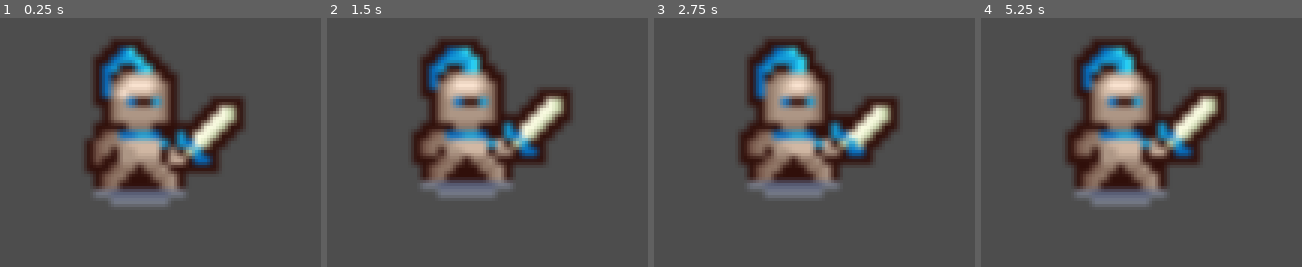
Above: before the commit, frames 1-4 (left to right).
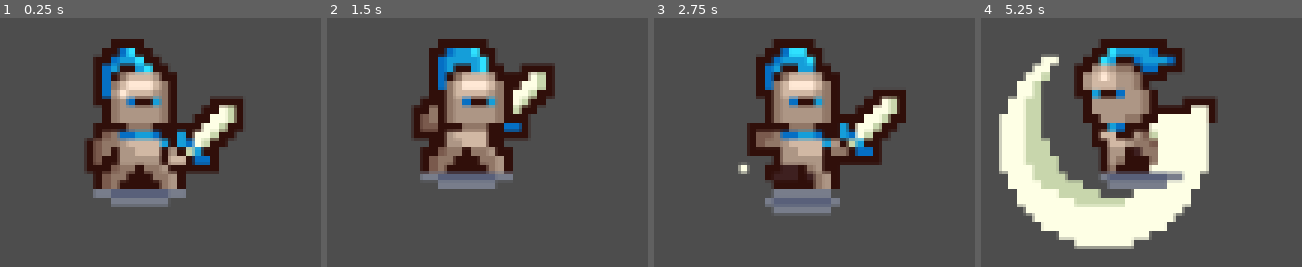
Above: after the commit, the same moments.

Repository: daniisnotavailable/pawnExpedition
Game: Godot game, scene res://scenes/player/Player.tscn
The game is run twice, just before and just after one commit, with the same random seed, the same clock (stepped at 60 frames per second) and the same inputs. The project has no main scene, so this scene is started directly.
Inputs:
- Up to frame 1 (0.25 s): no input
- Up to frame 2 (1.5 s): hold Right (move_right, bound only after the commit) 0.53-1.28 s; hold Space (attack, bound only after the commit) 0.53-1.28 s; hold S (move_down, bound only after the commit) from 1.28 s (still down); tap Space (attack, bound only after the commit) at 1.35 s
- Up to frame 3 (2.75 s): release S (move_down, bound only after the commit) at 2.03 s; hold Right (move_right, bound only after the commit) from 2.03 s (still down); hold Space (attack, bound only after the commit) from 2.03 s (still down)
- Up to frame 4 (5.25 s): release Right (move_right, bound only after the commit) at 2.78 s; release Space (attack, bound only after the commit) at 2.78 s; hold W (move_up, bound only after the commit) 2.78-3.53 s; tap Space (attack, bound only after the commit) at 2.85, 4.35 s; hold Space (attack, bound only after the commit) 3.53-4.28 s; hold A (move_left, bound only after the commit) 3.53-5.03 s; hold S (move_down, bound only after the commit) from 5.03 s (still down); hold Space (attack, bound only after the commit) from 5.03 s (still down)

The runs differ from the first frame. In frame 1, 7.0% of the frame differs, in the area x 28-75%, y 8-74%; in frame 2, 18%; in frame 3, 16%; in frame 4, 36%, in the area x 5-77%, y 8-93%.

Commit message:
feat: inputs, spritesheet del peón, ataque con espacio
Movilidad de nuestro protagonista

Diff:
--- a/pawn-expedition-v-2/project.godot
+++ b/pawn-expedition-v-2/project.godot
@@ -14,6 +14,38 @@
 config/features=PackedStringArray("4.6", "GL Compatibility")
 config/icon="res://icon.svg"
 
+[input]
+
+move_up={
+"deadzone": 0.2,
+"events": [Object(InputEventKey,"resource_local_to_scene":false,"resource_name":"","device":0,"window_id":0,"alt_pressed":false,"shift_pressed":false,"ctrl_pressed":false,"meta_pressed":false,"pressed":false,"keycode":0,"physical_keycode":87,"key_label":0,"unicode":0,"location":0,"echo":false,"script":null)
+, Object(InputEventKey,"resource_local_to_scene":false,"resource_name":"","device":-1,"window_id":0,"alt_pressed":false,"shift_pressed":false,"ctrl_pressed":false,"meta_pressed":false,"pressed":false,"keycode":0,"physical_keycode":4194320,"key_label":0,"unicode":0,"location":0,"echo":false,"script":null)
+]
+}
+move_down={
+"deadzone": 0.2,
+"events": [Object(InputEventKey,"resource_local_to_scene":false,"resource_name":"","device":-1,"window_id":0,"alt_pressed":false,"shift_pressed":false,"ctrl_pressed":false,"meta_pressed":false,"pressed":false,"keycode":0,"physical_keycode":83,"key_label":0,"unicode":115,"location":0,"echo":false,"script":null)
+, Object(InputEventKey,"resource_local_to_scene":false,"resource_name":"","device":-1,"window_id":0,"alt_pressed":false,"shift_pressed":false,"ctrl_pressed":false,"meta_pressed":false,"pressed":false,"keycode":0,"physical_keycode":4194322,"key_label":0,"unicode":0,"location":0,"echo":false,"script":null)
+]
+}
+move_left={
+"deadzone": 0.2,
+"events": [Object(InputEventKey,"resource_local_to_scene":false,"resource_name":"","device":-1,"window_id":0,"alt_pressed":false,"shift_pressed":false,"ctrl_pressed":false,"meta_pressed":false,"pressed":false,"keycode":0,"physical_keycode":65,"key_label":0,"unicode":97,"location":0,"echo":false,"script":null)
+, Object(InputEventKey,"resource_local_to_scene":false,"resource_name":"","device":-1,"window_id":0,"alt_pressed":false,"shift_pressed":false,"ctrl_pressed":false,"meta_pressed":false,"pressed":false,"keycode":0,"physical_keycode":4194319,"key_label":0,"unicode":0,"location":0,"echo":false,"script":null)
+]
+}
+move_right={
+"deadzone": 0.2,
+"events": [Object(InputEventKey,"resource_local_to_scene":false,"resource_name":"","device":-1,"window_id":0,"alt_pressed":false,"shift_pressed":false,"ctrl_pressed":false,"meta_pressed":false,"pressed":false,"keycode":0,"physical_keycode":4194321,"key_label":0,"unicode":0,"location":0,"echo":false,"script":null)
+, Object(InputEventKey,"resource_local_to_scene":false,"resource_name":"","device":-1,"window_id":0,"alt_pressed":false,"shift_pressed":false,"ctrl_pressed":false,"meta_pressed":false,"pressed":false,"keycode":0,"physical_keycode":68,"key_label":0,"unicode":100,"location":0,"echo":false,"script":null)
+]
+}
+attack={
+"deadzone": 0.2,
+"events": [Object(InputEventKey,"resource_local_to_scene":false,"resource_name":"","device":-1,"window_id":0,"alt_pressed":false,"shift_pressed":false,"ctrl_pressed":false,"meta_pressed":false,"pressed":false,"keycode":0,"physical_keycode":32,"key_label":0,"unicode":32,"location":0,"echo":false,"script":null)
+]
+}
+
 [physics]
 
 3d/physics_engine="Jolt Physics"
--- a/pawn-expedition-v-2/resources/peon_frames.tres
+++ b/pawn-expedition-v-2/resources/peon_frames.tres
@@ -1,133 +1,268 @@
-[gd_resource type="SpriteFrames" load_steps=36 format=3 uid="uid://cpawnframes001"]
-
-[ext_resource type="Texture2D" path="res://sprites/player/peon.png" id="1"]
+[gd_resource type="SpriteFrames" format=3 uid="uid://b4dd1kycjkm3y"]
+
+[ext_resource type="Texture2D" uid="uid://dso7msx7htyyl" path="res://sprites/player/peon.png" id="1"]
+
+[sub_resource type="AtlasTexture" id="f14"]
+atlas = ExtResource("1")
+region = Rect2(476, 0, 34, 37)
+
+[sub_resource type="AtlasTexture" id="f15"]
+atlas = ExtResource("1")
+region = Rect2(510, 0, 34, 37)
+
+[sub_resource type="AtlasTexture" id="f16"]
+atlas = ExtResource("1")
+region = Rect2(544, 0, 34, 37)
+
+[sub_resource type="AtlasTexture" id="f17"]
+atlas = ExtResource("1")
+region = Rect2(578, 0, 34, 37)
+
+[sub_resource type="AtlasTexture" id="f18"]
+atlas = ExtResource("1")
+region = Rect2(612, 0, 34, 37)
+
+[sub_resource type="AtlasTexture" id="f19"]
+atlas = ExtResource("1")
+region = Rect2(646, 0, 34, 37)
+
+[sub_resource type="AtlasTexture" id="f20"]
+atlas = ExtResource("1")
+region = Rect2(680, 0, 34, 37)
+
+[sub_resource type="AtlasTexture" id="f21"]
+atlas = ExtResource("1")
+region = Rect2(714, 0, 34, 37)
+
+[sub_resource type="AtlasTexture" id="f22"]
+atlas = ExtResource("1")
+region = Rect2(748, 0, 34, 37)
+
+[sub_resource type="AtlasTexture" id="f23"]
+atlas = ExtResource("1")
+region = Rect2(782, 0, 34, 37)
+
+[sub_resource type="AtlasTexture" id="f24"]
+atlas = ExtResource("1")
+region = Rect2(816, 0, 34, 37)
+
+[sub_resource type="AtlasTexture" id="f25"]
+atlas = ExtResource("1")
+region = Rect2(850, 0, 34, 37)
 
 [sub_resource type="AtlasTexture" id="f0"]
 atlas = ExtResource("1")
 region = Rect2(0, 0, 34, 37)
+
 [sub_resource type="AtlasTexture" id="f1"]
 atlas = ExtResource("1")
 region = Rect2(34, 0, 34, 37)
+
 [sub_resource type="AtlasTexture" id="f2"]
 atlas = ExtResource("1")
 region = Rect2(68, 0, 34, 37)
+
 [sub_resource type="AtlasTexture" id="f3"]
 atlas = ExtResource("1")
 region = Rect2(102, 0, 34, 37)
+
 [sub_resource type="AtlasTexture" id="f4"]
 atlas = ExtResource("1")
 region = Rect2(136, 0, 34, 37)
+
 [sub_resource type="AtlasTexture" id="f5"]
 atlas = ExtResource("1")
 region = Rect2(170, 0, 34, 37)
+
 [sub_resource type="AtlasTexture" id="f6"]
 atlas = ExtResource("1")
 region = Rect2(204, 0, 34, 37)
+
 [sub_resource type="AtlasTexture" id="f7"]
 atlas = ExtResource("1")
 region = Rect2(238, 0, 34, 37)
+
 [sub_resource type="AtlasTexture" id="f8"]
 atlas = ExtResource("1")
 region = Rect2(272, 0, 34, 37)
+
 [sub_resource type="AtlasTexture" id="f9"]
 atlas = ExtResource("1")
 region = Rect2(306, 0, 34, 37)
+
 [sub_resource type="AtlasTexture" id="f10"]
 atlas = ExtResource("1")
 region = Rect2(340, 0, 34, 37)
+
 [sub_resource type="AtlasTexture" id="f11"]
 atlas = ExtResource("1")
 region = Rect2(374, 0, 34, 37)
+
 [sub_resource type="AtlasTexture" id="f12"]
 atlas = ExtResource("1")
 region = Rect2(408, 0, 34, 37)
+
 [sub_resource type="AtlasTexture" id="f13"]
 atlas = ExtResource("1")
 region = Rect2(442, 0, 34, 37)
-[sub_resource type="AtlasTexture" id="f14"]
-atlas = ExtResource("1")
-region = Rect2(476, 0, 34, 37)
-[sub_resource type="AtlasTexture" id="f15"]
-atlas = ExtResource("1")
-region = Rect2(510, 0, 34, 37)
-[sub_resource type="AtlasTexture" id="f16"]
-atlas = ExtResource("1")
-region = Rect2(544, 0, 34, 37)
-[sub_resource type="AtlasTexture" id="f17"]
-atlas = ExtResource("1")
-region = Rect2(578, 0, 34, 37)
-[sub_resource type="AtlasTexture" id="f18"]
-atlas = ExtResource("1")
-region = Rect2(612, 0, 34, 37)
-[sub_resource type="AtlasTexture" id="f19"]
-atlas = ExtResource("1")
-region = Rect2(646, 0, 34, 37)
-[sub_resource type="AtlasTexture" id="f20"]
-atlas = ExtResource("1")
-region = Rect2(680, 0, 34, 37)
-[sub_resource type="AtlasTexture" id="f21"]
-atlas = ExtResource("1")
-region = Rect2(714, 0, 34, 37)
-[sub_resource type="AtlasTexture" id="f22"]
-atlas = ExtResource("1")
-region = Rect2(748, 0, 34, 37)
-[sub_resource type="AtlasTexture" id="f23"]
-atlas = ExtResource("1")
-region = Rect2(782, 0, 34, 37)
-[sub_resource type="AtlasTexture" id="f24"]
-atlas = ExtResource("1")
-region = Rect2(816, 0, 34, 37)
-[sub_resource type="AtlasTexture" id="f25"]
-atlas = ExtResource("1")
-region = Rect2(850, 0, 34, 37)
+
 [sub_resource type="AtlasTexture" id="f26"]
 atlas = ExtResource("1")
 region = Rect2(884, 0, 34, 37)
+
 [sub_resource type="AtlasTexture" id="f27"]
 atlas = ExtResource("1")
 region = Rect2(918, 0, 34, 37)
+
 [sub_resource type="AtlasTexture" id="f28"]
 atlas = ExtResource("1")
 region = Rect2(952, 0, 34, 37)
+
 [sub_resource type="AtlasTexture" id="f29"]
 atlas = ExtResource("1")
 region = Rect2(986, 0, 34, 37)
+
 [sub_resource type="AtlasTexture" id="f30"]
 atlas = ExtResource("1")
 region = Rect2(1020, 0, 34, 37)
+
 [sub_resource type="AtlasTexture" id="f31"]
 atlas = ExtResource("1")
 region = Rect2(1054, 0, 34, 37)
+
 [sub_resource type="AtlasTexture" id="f32"]
 atlas = ExtResource("1")
 region = Rect2(1088, 0, 34, 37)
+
 [sub_resource type="AtlasTexture" id="f33"]
 atlas = ExtResource("1")
 region = Rect2(1122, 0, 34, 37)
 
 [resource]
 animations = [{
-"frames": [{"duration": 1.0, "texture": SubResource("f0")}, {"duration": 1.0, "texture": SubResource("f1")}, {"duration": 1.0, "texture": SubResource("f2")}, {"duration": 1.0, "texture": SubResource("f3")}, {"duration": 1.0, "texture": SubResource("f4")}, {"duration": 1.0, "texture": SubResource("f5")}, {"duration": 1.0, "texture": SubResource("f6")}, {"duration": 1.0, "texture": SubResource("f7")}, {"duration": 1.0, "texture": SubResource("f8")}, {"duration": 1.0, "texture": SubResource("f9")}, {"duration": 1.0, "texture": SubResource("f10")}, {"duration": 1.0, "texture": SubResource("f11")}, {"duration": 1.0, "texture": SubResource("f12")}, {"duration": 1.0, "texture": SubResource("f13")}],
+"frames": [{
+"duration": 1.0,
+"texture": SubResource("f14")
+}, {
+"duration": 1.0,
+"texture": SubResource("f15")
+}, {
+"duration": 1.0,
+"texture": SubResource("f16")
+}, {
+"duration": 1.0,
+"texture": SubResource("f17")
+}],
+"loop": false,
+"name": &"atacar",
+"speed": 14.0
+}, {
+"frames": [{
+"duration": 1.0,
+"texture": SubResource("f18")
+}, {
+"duration": 1.0,
+"texture": SubResource("f19")
+}, {
+"duration": 1.0,
+"texture": SubResource("f20")
+}, {
+"duration": 1.0,
+"texture": SubResource("f21")
+}, {
+"duration": 1.0,
+"texture": SubResource("f22")
+}, {
+"duration": 1.0,
+"texture": SubResource("f23")
+}],
+"loop": true,
+"name": &"correr",
+"speed": 11.0
+}, {
+"frames": [{
+"duration": 1.0,
+"texture": SubResource("f24")
+}, {
+"duration": 1.0,
+"texture": SubResource("f25")
+}],
+"loop": false,
+"name": &"hit",
+"speed": 10.0
+}, {
+"frames": [{
+"duration": 1.0,
+"texture": SubResource("f0")
+}, {
+"duration": 1.0,
+"texture": SubResource("f1")
+}, {
+"duration": 1.0,
+"texture": SubResource("f2")
+}, {
+"duration": 1.0,
+"texture": SubResource("f3")
+}, {
+"duration": 1.0,
+"texture": SubResource("f4")
+}, {
+"duration": 1.0,
+"texture": SubResource("f5")
+}, {
+"duration": 1.0,
+"texture": SubResource("f6")
+}, {
+"duration": 1.0,
+"texture": SubResource("f7")
+}, {
+"duration": 1.0,
+"texture": SubResource("f8")
+}, {
+"duration": 1.0,
+"texture": SubResource("f9")
+}, {
+"duration": 1.0,
+"texture": SubResource("f10")
+}, {
+"duration": 1.0,
+"texture": SubResource("f11")
+}, {
+"duration": 1.0,
+"texture": SubResource("f12")
+}, {
+"duration": 1.0,
+"texture": SubResource("f13")
+}],
 "loop": true,
 "name": &"idle",
 "speed": 9.0
 }, {
-"frames": [{"duration": 1.0, "texture": SubResource("f14")}, {"duration": 1.0, "texture": SubResource("f15")}, {"duration": 1.0, "texture": SubResource("f16")}, {"duration": 1.0, "texture": SubResource("f17")}],
-"loop": false,
-"name": &"atacar",
-"speed": 14.0
-}, {
-"frames": [{"duration": 1.0, "texture": SubResource("f18")}, {"duration": 1.0, "texture": SubResource("f19")}, {"duration": 1.0, "texture": SubResource("f20")}, {"duration": 1.0, "texture": SubResource("f21")}, {"duration": 1.0, "texture": SubResource("f22")}, {"duration": 1.0, "texture": SubResource("f23")}],
-"loop": true,
-"name": &"correr",
-"speed": 11.0
-}, {
-"frames": [{"duration": 1.0, "texture": SubResource("f24")}, {"duration": 1.0, "texture": SubResource("f25")}],
-"loop": false,
-"name": &"hit",
-"speed": 10.0
-}, {
-"frames": [{"duration": 1.0, "texture": SubResource("f26")}, {"duration": 1.0, "texture": SubResource("f27")}, {"duration": 1.0, "texture": SubResource("f28")}, {"duration": 1.0, "texture": SubResource("f29")}, {"duration": 1.0, "texture": SubResource("f30")}, {"duration": 1.0, "texture": SubResource("f31")}, {"duration": 1.0, "texture": SubResource("f32")}, {"duration": 1.0, "texture": SubResource("f33")}],
+"frames": [{
+"duration": 1.0,
+"texture": SubResource("f26")
+}, {
+"duration": 1.0,
+"texture": SubResource("f27")
+}, {
+"duration": 1.0,
+"texture": SubResource("f28")
+}, {
+"duration": 1.0,
+"texture": SubResource("f29")
+}, {
+"duration": 1.0,
+"texture": SubResource("f30")
+}, {
+"duration": 1.0,
+"texture": SubResource("f31")
+}, {
+"duration": 1.0,
+"texture": SubResource("f32")
+}, {
+"duration": 1.0,
+"texture": SubResource("f33")
+}],
 "loop": false,
 "name": &"muerte",
 "speed": 10.0
--- a/pawn-expedition-v-2/scenes/player/Player.tscn
+++ b/pawn-expedition-v-2/scenes/player/Player.tscn
@@ -1,22 +1,22 @@
-[gd_scene load_steps=4 format=3 uid="uid://cpawnplayer01"]
+[gd_scene format=3 uid="uid://cpawnplayer01"]
 
-[ext_resource type="Script" path="res://scripts/player.gd" id="1"]
-[ext_resource type="SpriteFrames" uid="uid://cpawnframes001" path="res://resources/peon_frames.tres" id="2"]
+[ext_resource type="Script" uid="uid://cimn6b55l5k6y" path="res://scripts/player.gd" id="1_wr5hl"]
+[ext_resource type="SpriteFrames" uid="uid://b4dd1kycjkm3y" path="res://resources/peon_frames.tres" id="2_gfjak"]
 
-[sub_resource type="CircleShape2D" id="col"]
+[sub_resource type="CircleShape2D" id="CircleShape2D_4kuee"]
 radius = 5.0
 
-[node name="Player" type="CharacterBody2D"]
-script = ExtResource("1")
+[node name="Player" type="CharacterBody2D" unique_id=7440418]
+script = ExtResource("1_wr5hl")
 
-[node name="AnimatedSprite2D" type="AnimatedSprite2D" parent="."]
-sprite_frames = ExtResource("2")
+[node name="AnimatedSprite2D" type="AnimatedSprite2D" parent="." unique_id=800181887]
+texture_filter = 1
+sprite_frames = ExtResource("2_gfjak")
 animation = &"idle"
-autoplay = "idle"
 
-[node name="CollisionShape2D" type="CollisionShape2D" parent="."]
-position = Vector2(0, 6)
-shape = SubResource("col")
+[node name="CollisionShape2D" type="CollisionShape2D" parent="." unique_id=849165603]
+position = Vector2(-3, 9)
+shape = SubResource("CircleShape2D_4kuee")
 
-[node name="Camera2D" type="Camera2D" parent="."]
+[node name="Camera2D" type="Camera2D" parent="." unique_id=1908865197]
 zoom = Vector2(4, 4)
--- a/pawn-expedition-v-2/scripts/player.gd
+++ b/pawn-expedition-v-2/scripts/player.gd
@@ -1,13 +1,7 @@
 extends CharacterBody2D
-## Peón del jugador — movimiento top-down (Horde). Godot 4.6.
-## Mover: WASD o flechas. Atacar: Espacio.
-## La sombra y el polvo van dentro del propio sprite (capas del Aseprite),
-## por eso esta escena no lleva nodo de sombra aparte.
 
 @export var speed: float = 90.0
-
 @onready var sprite: AnimatedSprite2D = $AnimatedSprite2D
-
 var _attacking: bool = false
 
 func _ready() -> void:
@@ -20,7 +14,6 @@
 		velocity = direction * speed
 		move_and_slide()
 
-	# El sprite mira a la derecha por defecto; al ir a la izquierda lo volteamos.
 	if direction.x != 0.0:
 		sprite.flip_h = direction.x < 0.0
 
